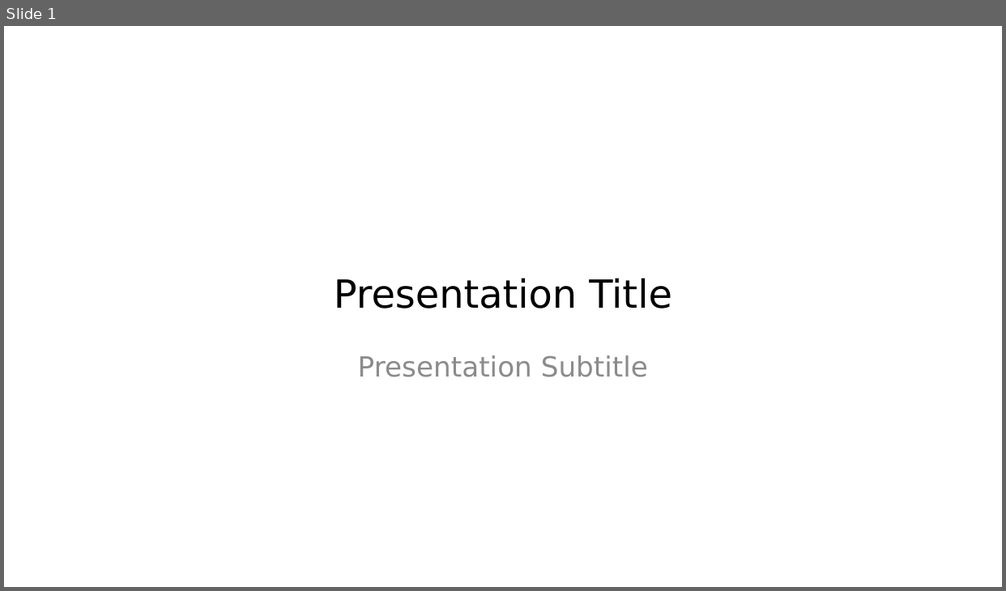
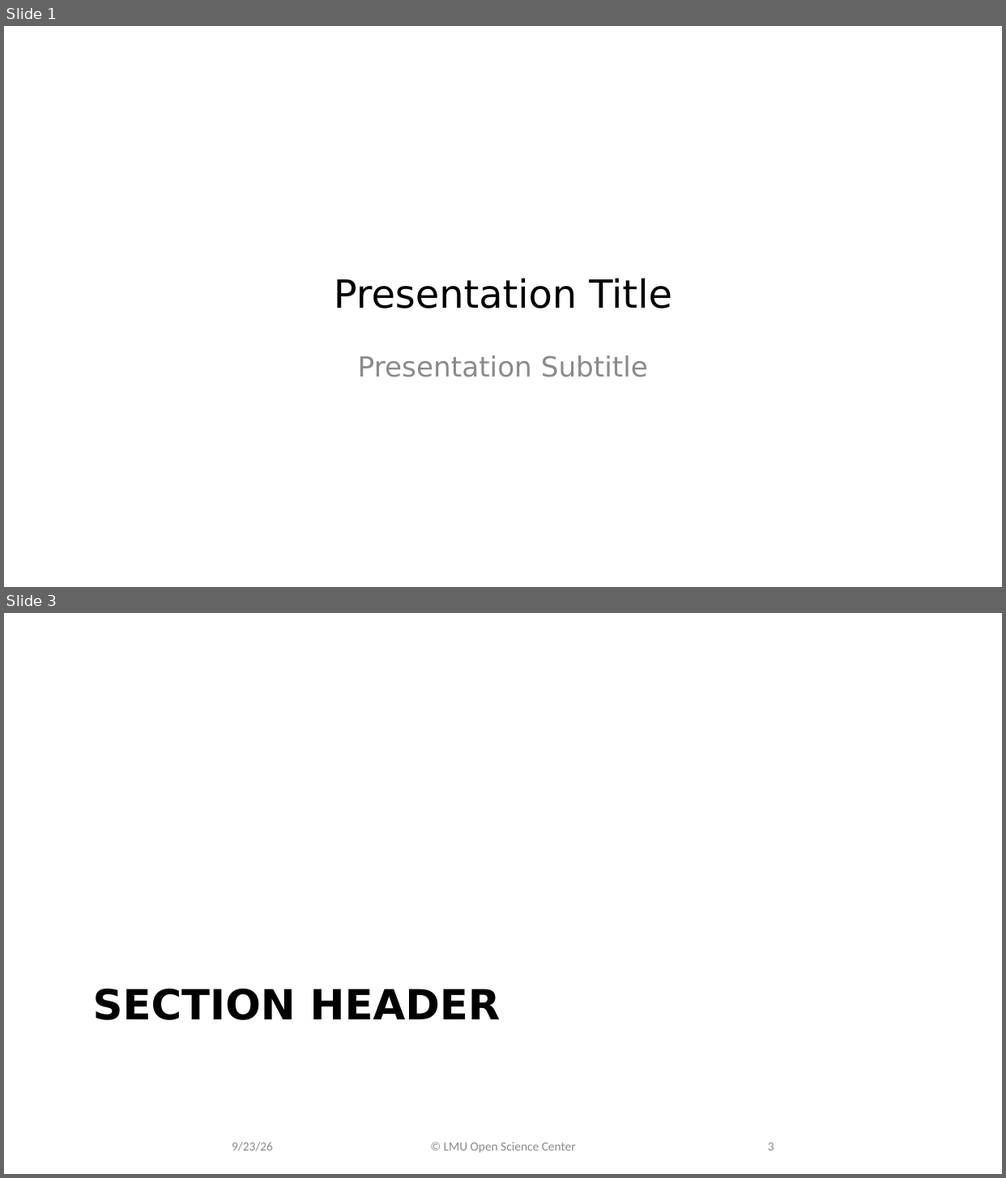
Before and after one commit to lmu-osc/train-the-trainer-test-repo-separate-slidedeck-zenodo, a slide deck: working-template.pptx. Shown one above the other, each under a label of ours: slide 1 before the commit, slides 1 and 3 after it; the slides between them are not shown. The pictures are 1006x591 and 1006x1178 pixels, drawn with LibreOffice and Linux fonts; fonts in the diff are those of the drawing; background and template pictures are left out. Boxes give left, top, right and bottom in pixels: in the first picture for what was removed or moved away, otherwise in the second. Text is boxed around its words. In the diff, an @@ line names an element or a change of style, - is before the commit and + after.

```diff
--- a/working-template.pptx
+++ b/working-template.pptx
@@ slide 3 added at <box>4,613,1002,1174</box>, background #FFFFFF @@
@@ title added at <box>93,989,501,1020</box>, 30 pt, text #000000, bold @@
+SECTION HEADER
@@ text added at <box>232,1142,273,1152</box>, 9 pt, text #8C8C8C @@
+9/23/26
@@ text added at <box>444,1142,576,1153</box>, 9 pt, text #8C8C8C @@
+© LMU Open Science Center
@@ page number added at <box>768,1143,774,1151</box>, 9 pt, text #8C8C8C @@
+3
```
Also in this commit, not shown: 2 slides changed, 1 slide removed.
